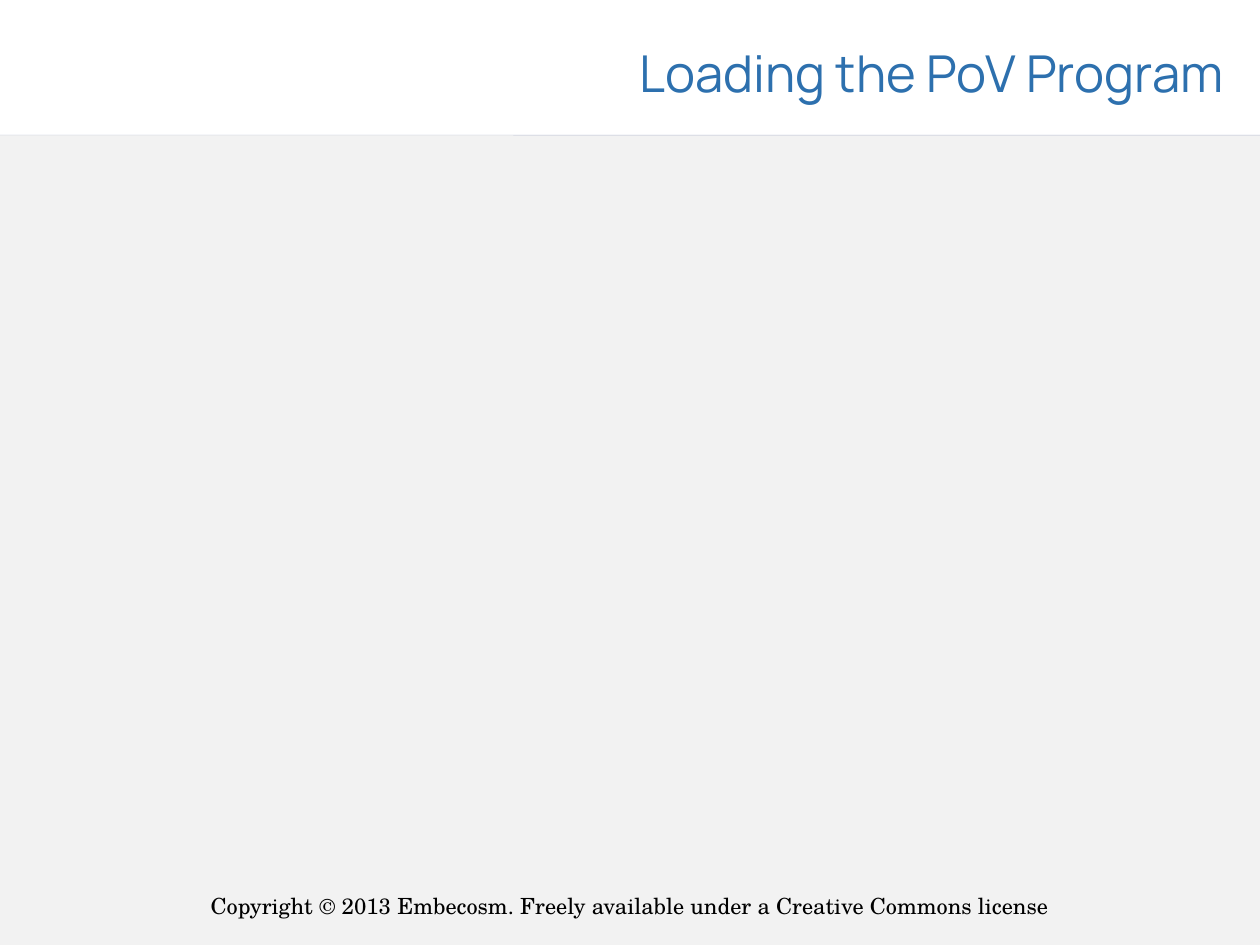
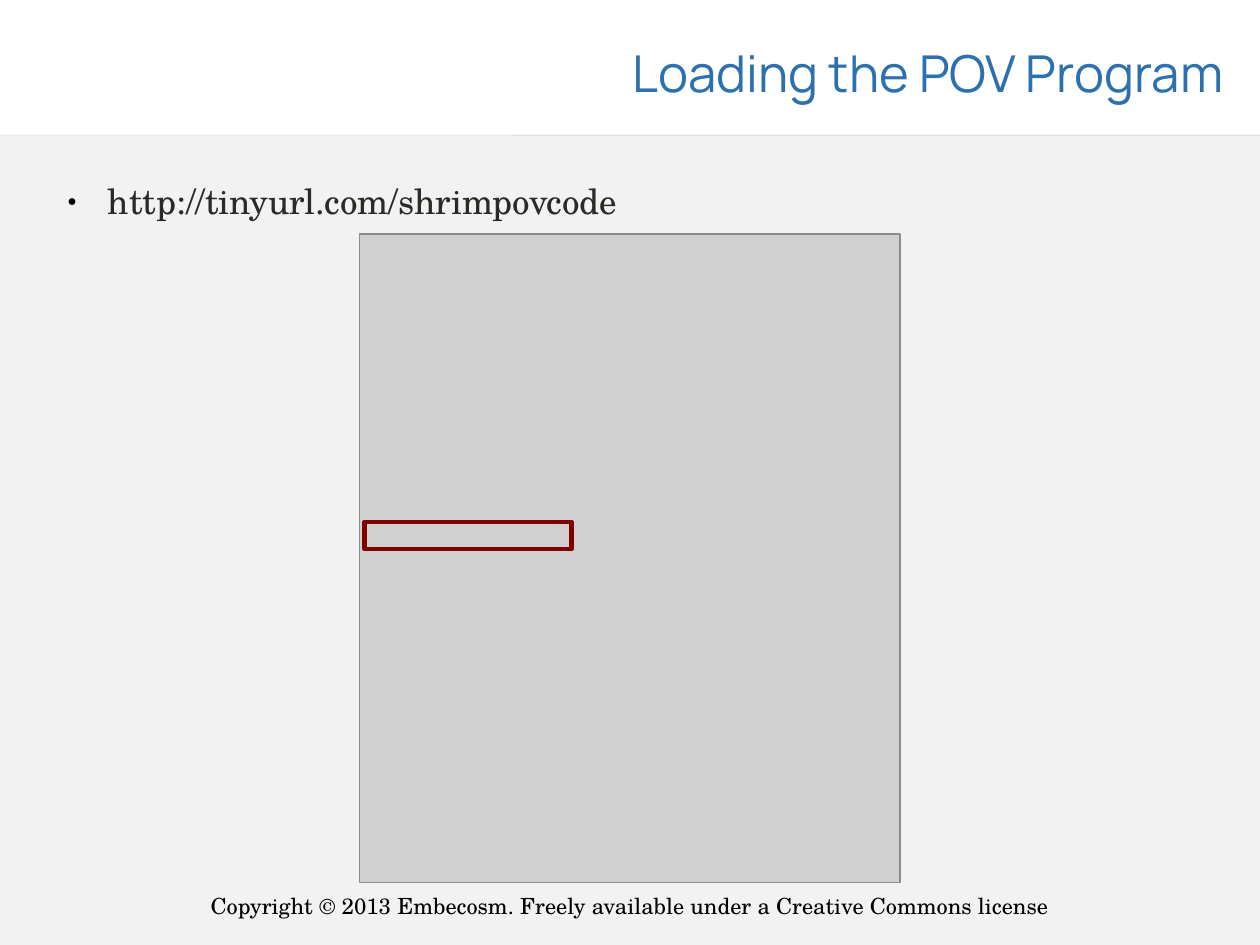
Before and after one commit to embecosm/shrimp-pov, a slide deck: slide 11 of presentations/shrimp-pov.odp (slide 10 before the commit). Drawn at 1260x945 pixels with LibreOffice and Linux fonts; fonts in the diff are those of the drawing; grey boxes stand for pictures; background and template pictures are left out. Boxes give left, top, right and bottom in pixels: in the first picture for what was removed or moved away, otherwise in the second. Text is boxed around its words. In the diff, an @@ line names an element or a change of style, - is before the commit and + after.

Commit message:
Add screenshots to presentation
	* presentations/shrimp-pov.odp: Add screenshots.

```diff
--- a/presentations/shrimp-pov.odp
+++ b/presentations/shrimp-pov.odp
@@ title at bbox=[632, 54, 1223, 105]: text changed @@
-Loading the PoV Program
+Loading the POV Program
@@ text added at bbox=[108, 188, 617, 221], 22 pt, text #2B2A27 @@
+● http://tinyurl.com/shrimpovcode
@@ picture added at bbox=[360, 234, 901, 883] @@
@@ rectangle added at bbox=[365, 523, 572, 550], outline #800000 2.83 pt @@
```
Also in this commit, not shown: 1 other slide changed, 2 slides added, 1 other file.
